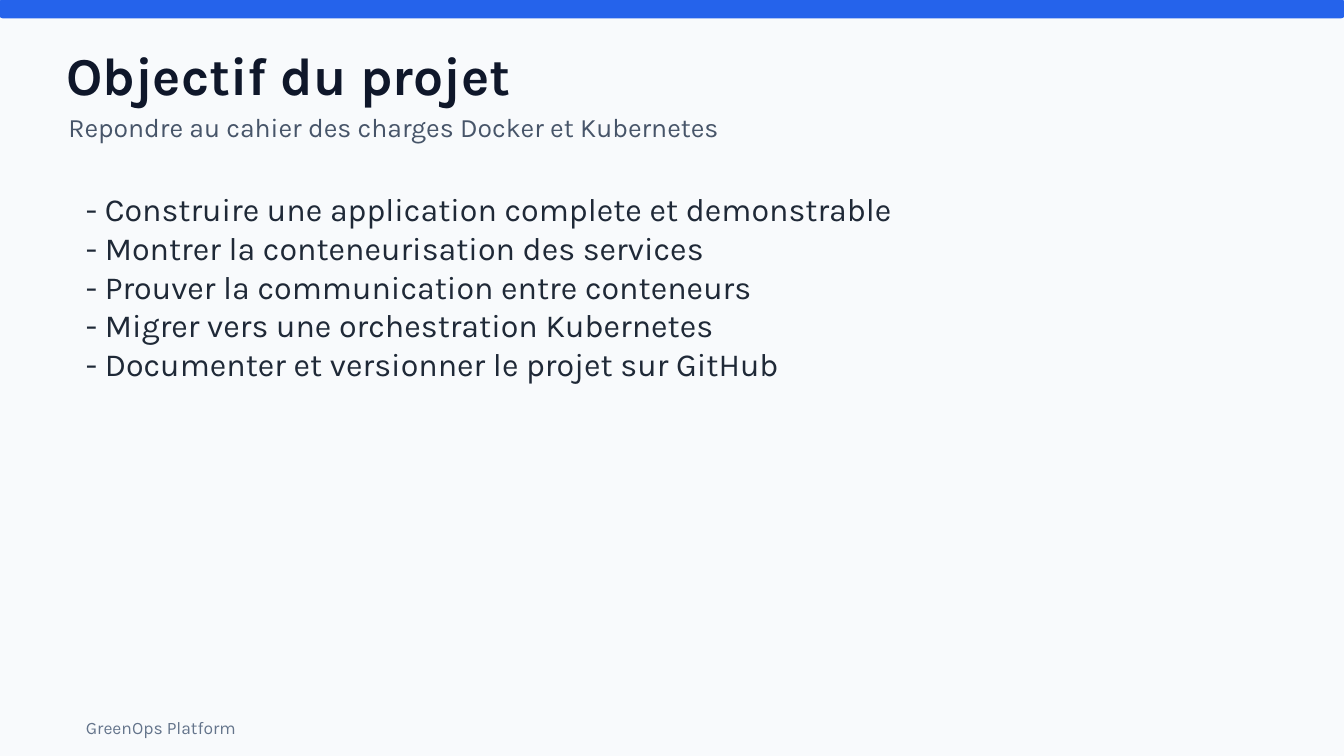
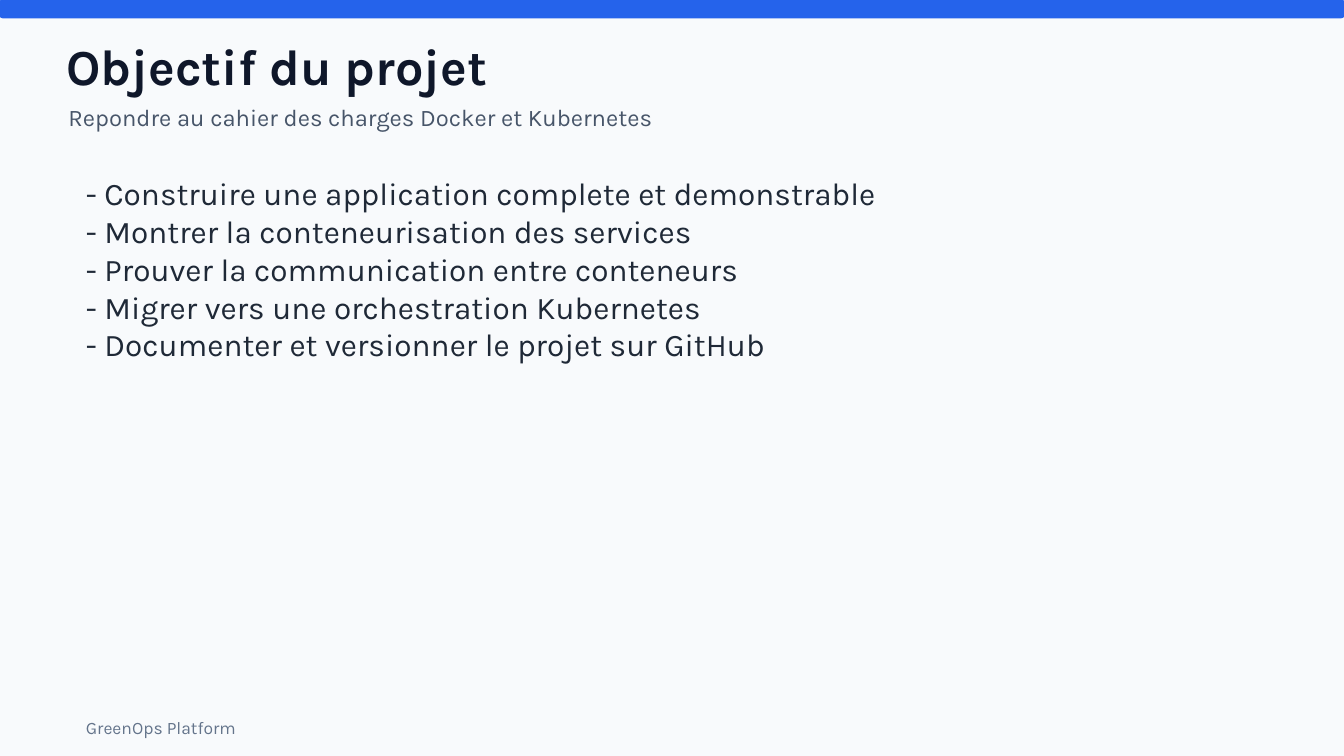
Before and after one commit to montchonabil-collab/greenops-platform, a slide deck: slide 2 of docs/greenops-platform-presentation.pptx. Drawn at 1344x756 pixels with LibreOffice and Linux fonts; fonts in the diff are those of the drawing. Boxes give left, top, right and bottom in pixels: in the first picture for what was removed or moved away, otherwise in the second. Text is boxed around its words. In the diff, an @@ line names an element or a change of style, - is before the commit and + after.

```diff
--- a/docs/greenops-platform-presentation.pptx
+++ b/docs/greenops-platform-presentation.pptx
@@ text "Objectif du projet": place and size @@
-text "Objectif du projet" at (66, 57, 510, 107)
+text "Objectif du projet" at (66, 49, 487, 98)
@@ text "Objectif du projet" at (66, 49, 487, 98): size 38 to 36 pt @@
@@ text "Repondre au cahier des charges ...": place and size @@
-text "Repondre au cahier des charges ..." at (68, 118, 718, 144)
+text "Repondre au cahier des charges ..." at (68, 109, 652, 132)
@@ text "Repondre au cahier des charges ..." at (68, 109, 652, 132): size 19 to 17 pt @@
@@ text "- Construire une application complete ...": place and size @@
-text "- Construire une application complete ..." at (105, 199, 892, 384)
+text "- Construire une application complete ..." at (104, 183, 876, 364)
@@ text "- Construire une application complete ..." at (104, 183, 876, 364): size 23 to 22.5 pt @@
```
Also in this commit, not shown: 8 other slides changed, 7 slides added, 1 slide removed, 7 other files.
